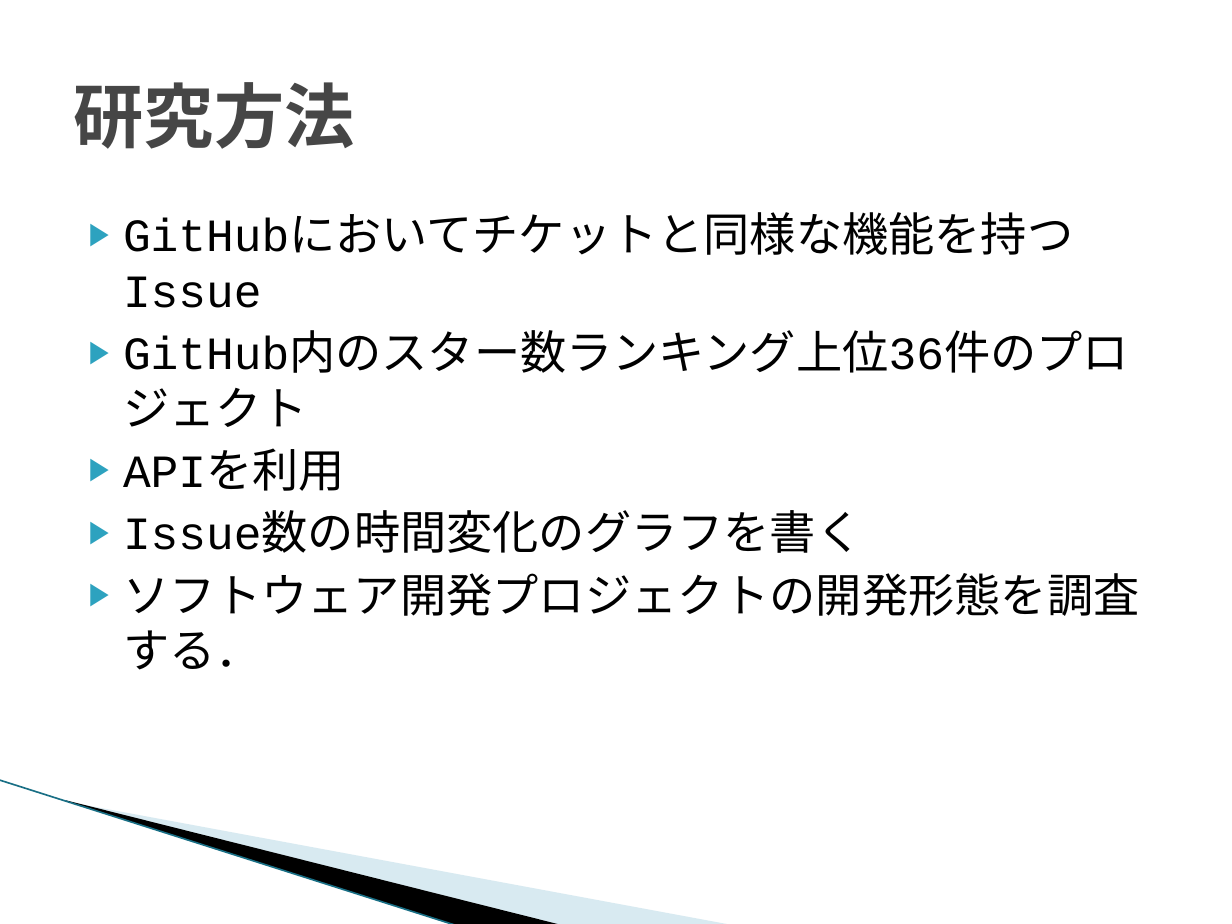
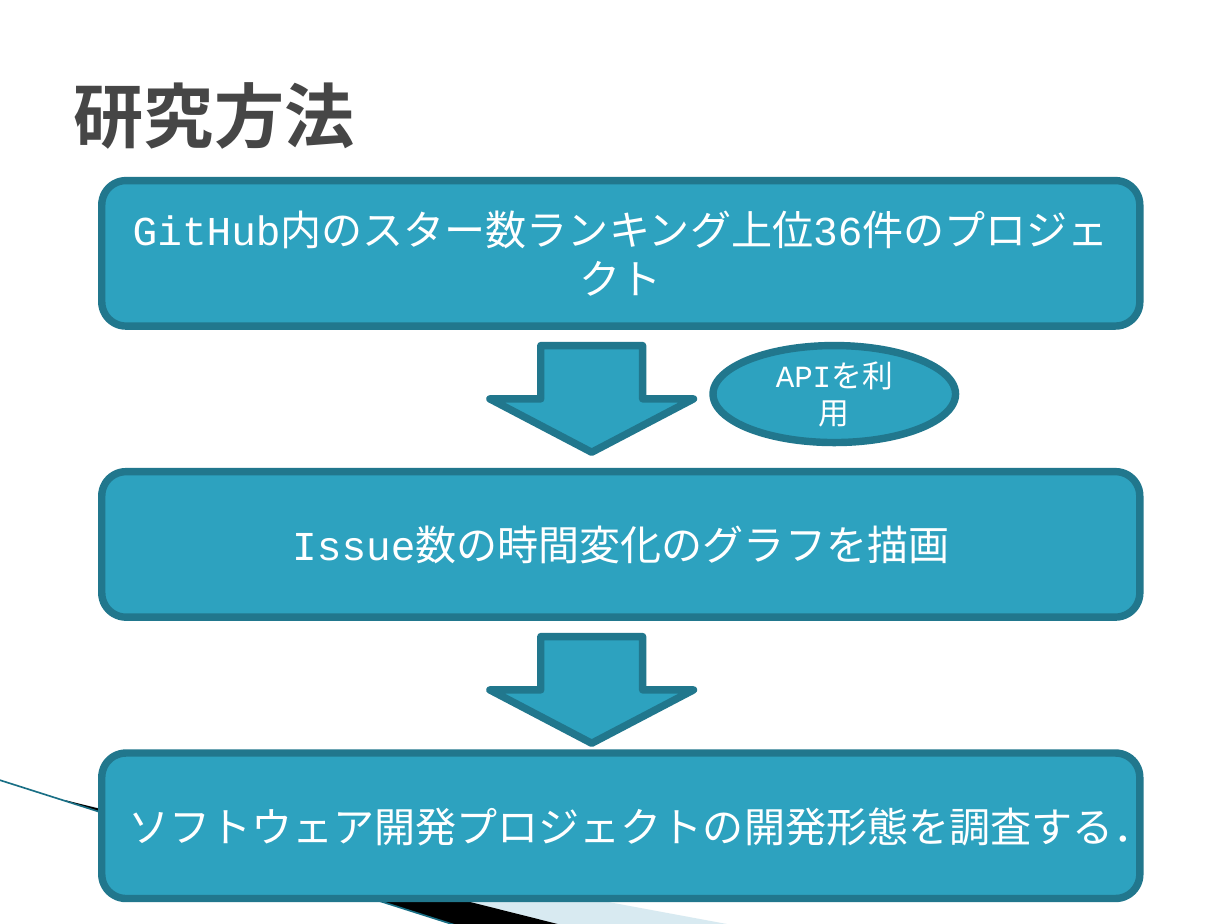
Before and after one commit to keimatsui/kadai, a slide deck: slide 5 of 卒業論文/2012/久保孝樹/最終発表/最終発表.pptx. Drawn at 1232x924 pixels with LibreOffice and Linux fonts; fonts in the diff are those of the drawing; background and template pictures are left out. Boxes give left, top, right and bottom in pixels: in the first picture for what was removed or moved away, otherwise in the second. Text is boxed around its words. In the diff, an @@ line names an element or a change of style, - is before the commit and + after.

Commit message:
パワポコミット

```diff
--- a/卒業論文/2012/久保孝樹/最終発表/最終発表.pptx
+++ b/卒業論文/2012/久保孝樹/最終発表/最終発表.pptx
@@ rounded rectangle added at <box>102,181,1141,326</box>, fill #2DA2BF, outline #21788D 4.33 pt, 24 pt, text #FFFFFF @@
+GitHub内のスター数ランキング上位36件のプロジェクト
@@ down arrow added at <box>490,346,694,453</box>, fill #2DA2BF, outline #21788D 4.33 pt @@
@@ ellipse added at <box>713,346,956,444</box>, fill #2DA2BF, outline #21788D 4.33 pt, 18 pt, text #FFFFFF @@
+APIを利用
@@ rounded rectangle added at <box>102,472,1141,617</box>, fill #2DA2BF, outline #21788D 4.33 pt, 24 pt, text #FFFFFF @@
+Issue数の時間変化のグラフを描画
@@ text in rounded rectangle at <box>123,454,862,553</box>: paragraphs removed @@
-▶ GitHubにおいてチケットと同様な機能を持つIssue
-▶ GitHub内のスター数ランキング上位36件のプロジェクト
-▶ APIを利用
-▶ Issue数の時間変化のグラフを書く
@@ down arrow added at <box>490,637,694,744</box>, fill #2DA2BF, outline #21788D 4.33 pt @@
@@ rounded rectangle "ソフトウェア開発プロジェクトの開発形態を調査する．": place and size @@
-rounded rectangle "ソフトウェア開発プロジェクトの開発形態を調査する．" at <box>123,454,1139,670</box>
+rounded rectangle "ソフトウェア開発プロジェクトの開発形態を調査する．" at <box>102,753,1141,898</box>
@@ rounded rectangle "ソフトウェア開発プロジェクトの開発形態を調査する．" at <box>102,753,1141,898</box>: size 27 to 24 pt, text colour #000000 to #FFFFFF; alignment left to centre; bullet ▶ to none; less space between paragraphs; vertical alignment top to middle; fill none to #2DA2BF; outline none to #21788D 4.33 pt @@
```
Also in this commit, not shown: 4 other slides changed.
